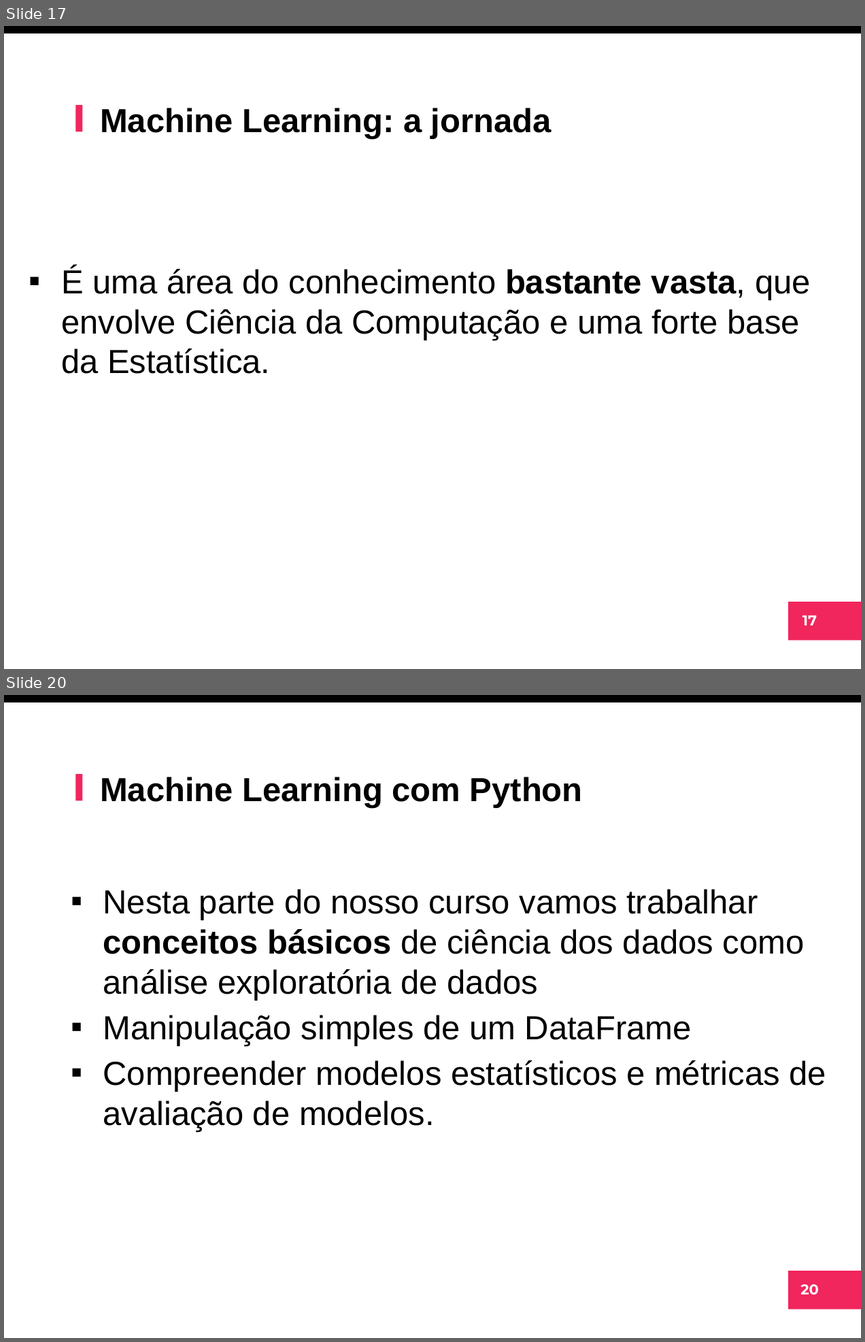
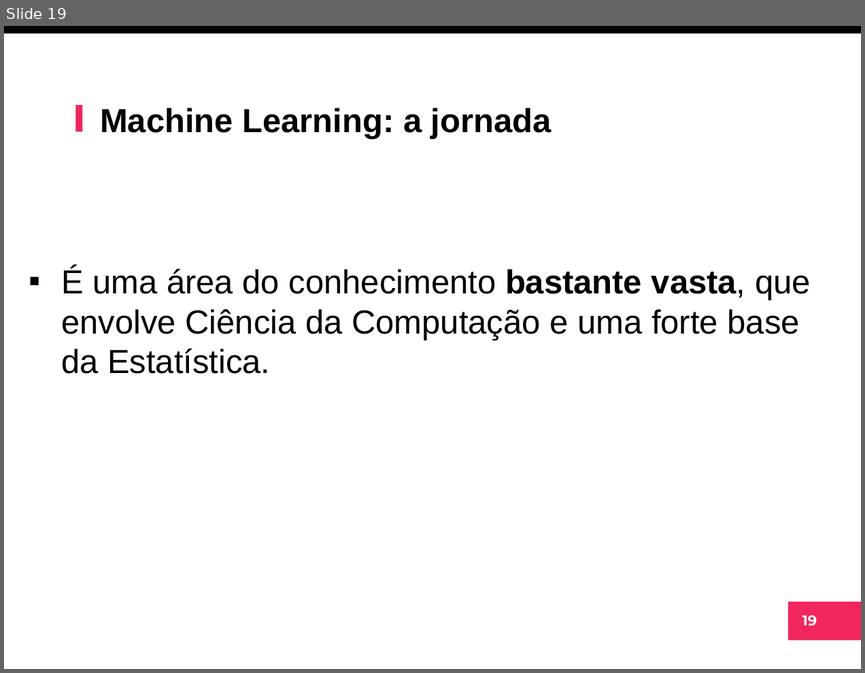
Before and after one commit to arnaldojr/ml, a slide deck: material/aulas/lab01/IntroIA.pptx. Shown one above the other, each under a label of ours: slides 17 and 20 before the commit, slide 19 after it; the slides between them are not shown. The pictures are 865x1342 and 865x673 pixels, drawn with LibreOffice and Linux fonts; fonts in the diff are those of the drawing; background and template pictures are left out. Boxes give left, top, right and bottom in pixels: in the first picture for what was removed or moved away, otherwise in the second. Text is boxed around its words. In the diff, an @@ line names an element or a change of style, - is before the commit and + after.

```diff
--- a/material/aulas/lab01/IntroIA.pptx
+++ b/material/aulas/lab01/IntroIA.pptx
@@ slide 20 removed at (4, 695, 861, 1338), background #FFFFFF; not listed: 4 template elements that a slide beside it also shows @@
@@ title removed at (100, 777, 583, 808) @@
-Machine Learning com Python
@@ text removed at (103, 889, 826, 1132) @@
-▪ Nesta parte do nosso curso vamos trabalhar conceitos básicos de ciência dos dados como análise exploratória de dados
-▪ Manipulação simples de um DataFrame
-▪ Compreender modelos estatísticos e métricas de avaliação de modelos.
@@ what was slide 17 is now slide 19 @@
@@ page number at (802, 615, 817, 626): text changed @@
-17
+19
```
Also in this commit, not shown: 6 slides changed, 8 slides added, 8 other slides removed.
